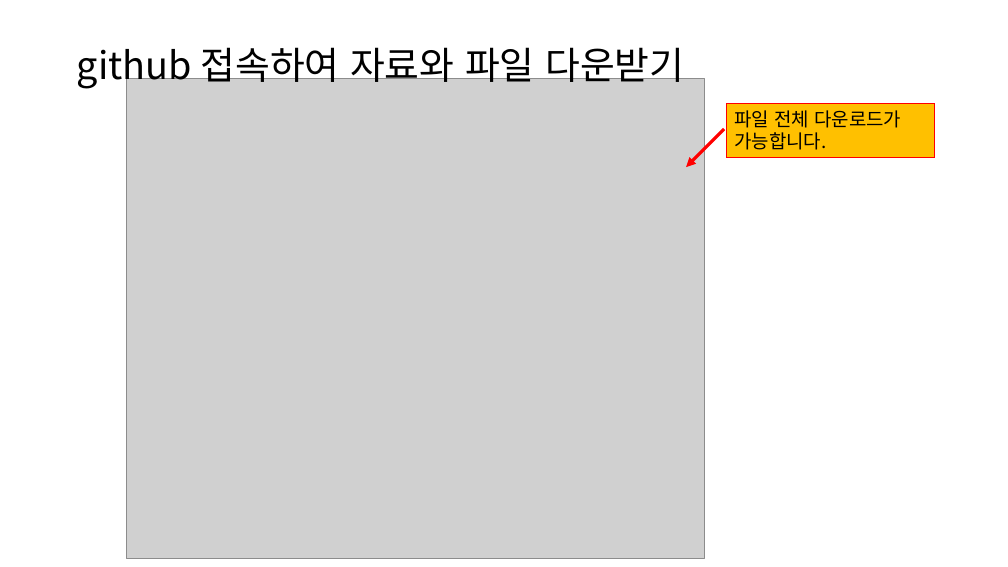
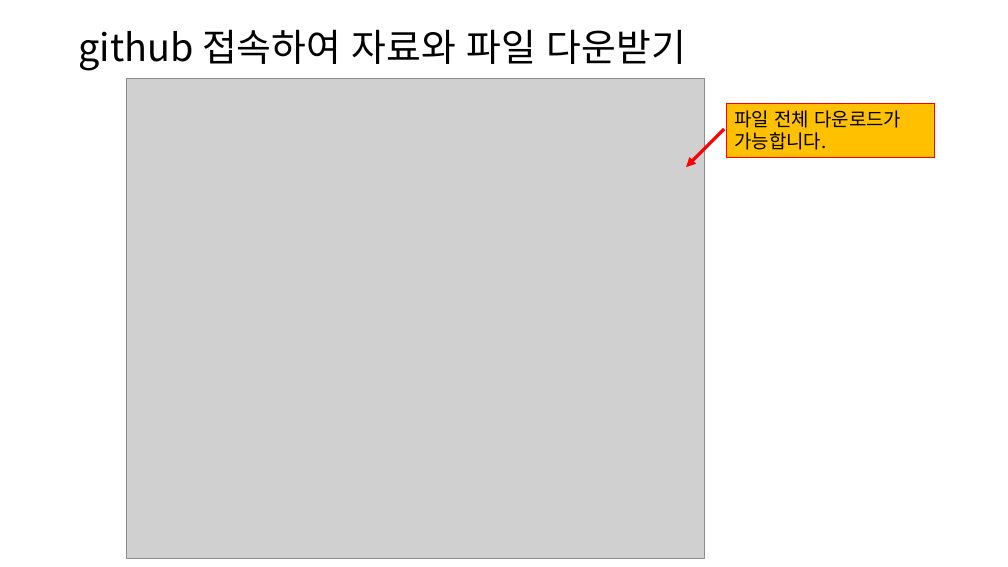
Before and after one commit to dknife/2022MLClass, a slide deck: slide 7 of LectureNotes/00_으뜸 머신러닝_강의자안내서.pptx. Drawn at 1008x567 pixels with LibreOffice and Linux fonts; fonts in the diff are those of the drawing; grey boxes stand for pictures. Boxes give left, top, right and bottom in pixels: in the first picture for what was removed or moved away, otherwise in the second. Text is boxed around its words. In the diff, an @@ line names an element or a change of style, - is before the commit and + after.

```diff
--- a/LectureNotes/00_으뜸 머신러닝_강의자안내서.pptx
+++ b/LectureNotes/00_으뜸 머신러닝_강의자안내서.pptx
@@ title "github 접속하여 자료와 파일 다운받기": place and size @@
-title "github 접속하여 자료와 파일 다운받기" at bbox=[77, 47, 684, 89]
+title "github 접속하여 자료와 파일 다운받기" at bbox=[79, 29, 686, 71]
```
Also in this commit, not shown: 7 other slides changed, 1 other file.
